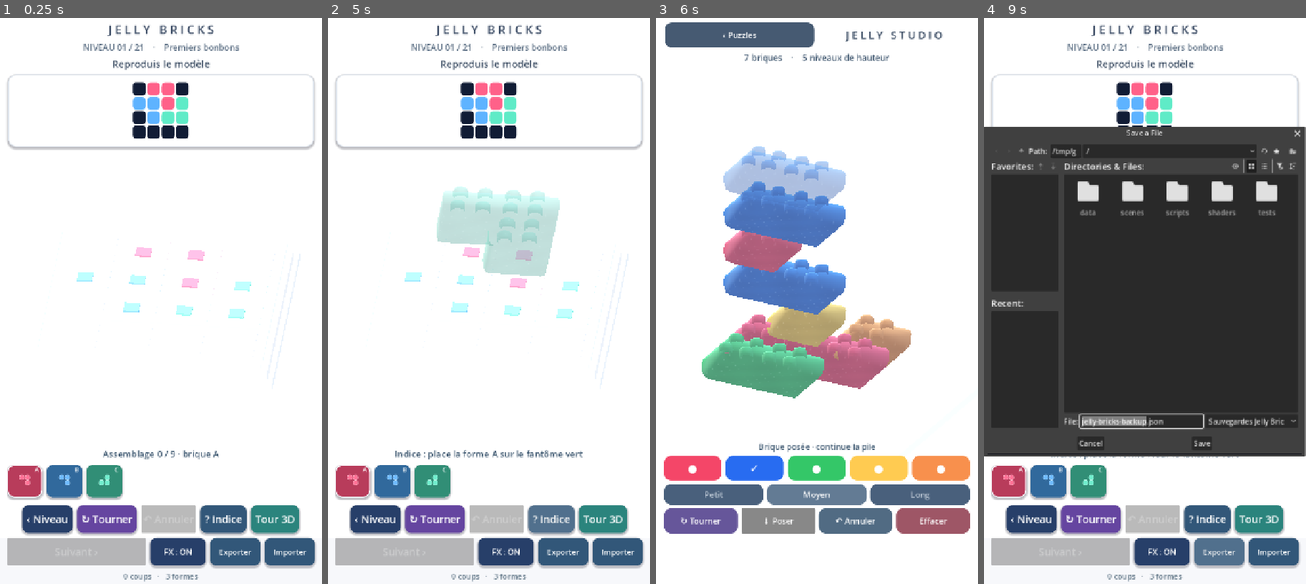
Above: before the commit, frames 1-4 (left to right).
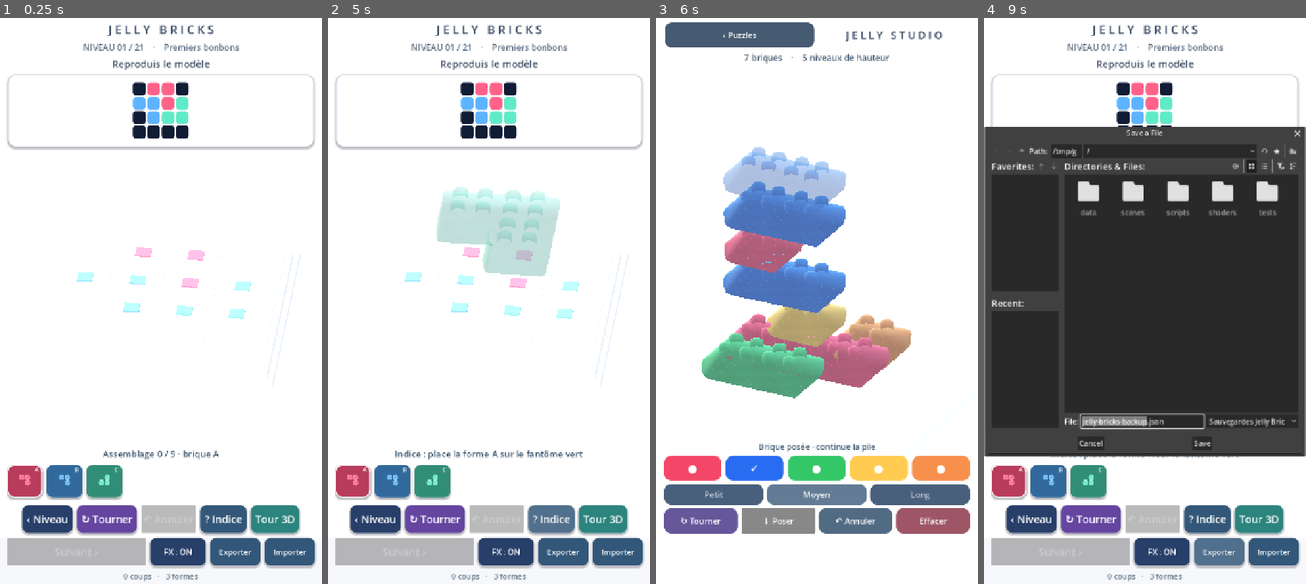
Above: after the commit, the same moments.

Repository: dbrckk/Jelly-bricks
Game: Godot game, scene res://scenes/main.tscn
Two runs of this game, one before a commit and one after it. Both use one fixed random seed, a clock stepped at 60 frames per second and the inputs below.
Inputs (mouse positions are in pixels of both pictures, inside the frame that each line leads up to):
- Up to frame 1 (0.25 s): no input
- Up to frame 2 (5 s): click (353, 482) at 0.52 s; click (392, 482) at 1.27 s; click (431, 482) at 2.02 s; click "‹ Niveau" at 2.75 s; click "↻ Tourner" at 3.5 s; click "? Indice" at 4.25 s
- Up to frame 3 (6 s): click "Tour 3D" at 5 s; click "↓ Poser" at 5.75 s
- Up to frame 4 (9 s): click "‹ Puzzles" at 6.5 s; click "FX : ON" at 7.25 s; click "FX : OFF" at 8 s; click "Exporter" at 8.75 s

Frames 1-2 are identical in both runs. In frame 3, 0.5% of the frame differs, in the area x 20-73%, y 22-66%; in frame 4, 1.2%, in the area x 0-97%, y 19-78%.

Commit message:
feat(native): pooled drag ghost, elastic supporting-tower wobble and contact shadows

Diff:
--- a/native-godot/scripts/stack_mode.gd
+++ b/native-godot/scripts/stack_mode.gd
@@ -21,7 +21,11 @@
 var selected_turns: int = 0
 var selected_cell: Vector2i = Vector2i(2, 1)
 var preview_node: Node3D
+var preview_signature: String = ""
 var preview_target: Vector3
+var brick_nodes: Array[Node3D] = []
+var motion_tweens: Array[Tween] = []
+var contact_material: ShaderMaterial
 var scene_root: Node3D
 var mesh_cache: Dictionary = {}
 var hud: CanvasLayer
@@ -61,6 +65,9 @@
     preview_node.position = preview_node.position.lerp(preview_target, t)
 
 func _build_scene() -> void:
+    contact_material = ShaderMaterial.new()
+    contact_material.shader = preload("res://shaders/contact_shadow.gdshader")
+    contact_material.set_shader_parameter("strength", .29)
     scene_root = Node3D.new()
     scene_root.name = "CandyStackStage"
     add_child(scene_root)
@@ -285,6 +292,7 @@
     material.set_shader_parameter("candy_tint", Color(COLORS[color_idx]))
     material.set_shader_parameter("gel_opacity", .43 if translucent else .97)
     material.set_shader_parameter("sheen", .18 if translucent else .51)
+    material.set_shader_parameter("studio_glass", 1.0)
     var body := MeshInstance3D.new()
     body.name = "GelBody"
     body.mesh = mesh_cache[mesh_key]
@@ -311,6 +319,26 @@
     studs.material_override = material
     studs.cast_shadow = GeometryInstance3D.SHADOW_CASTING_SETTING_OFF
     root_piece.add_child(studs)
+    if not translucent:
+        # Each stacked piece casts a small radial contact impression directly
+        # under its body, without shadow maps or per-frame ray casts.
+        var longest_row := 0
+        var longest_col := 0
+        for cell in cells:
+            longest_row = maxi(longest_row, cell.x + 1)
+            longest_col = maxi(longest_col, cell.y + 1)
+        var patch := PlaneMesh.new()
+        patch.size = Vector2(float(longest_col) + .38,
+            float(longest_row) + .38)
+        var contact := MeshInstance3D.new()
+        contact.name = "GelContact"
+        contact.mesh = patch
+        contact.material_override = contact_material
+        contact.cast_shadow = GeometryInstance3D.SHADOW_CASTING_SETTING_OFF
+        contact.position = Vector3(float(longest_col) * .5,
+            .062 if int(entry["layer"]) > 0 else .041,
+            float(longest_row) * .5)
+        root_piece.add_child(contact)
     return root_piece
 
 func _world_position(entry: Dictionary) -> Vector3:
@@ -320,24 +348,40 @@
         -.33 + float(entry["layer"]) * STEP,
         float(entry["row"]) - float(GRID) * .5)
 
+## A finger can add or undo during a spring animation. Never allow stale
+## tweens to deform a reconstructed pile or touch a freed instance.
+func _stop_motion() -> void:
+    for tween in motion_tweens:
+        if tween != null and tween.is_valid():
+            tween.kill()
+    motion_tweens.clear()
+    for i in range(mini(bricks.size(), brick_nodes.size())):
+        var node: Node3D = brick_nodes[i]
+        if is_instance_valid(node):
+            node.position = _world_position(bricks[i])
+            node.rotation = Vector3.ZERO
+            node.scale = Vector3.ONE
+
 func _rebuild() -> void:
+    _stop_motion()
     for child in scene_root.get_children():
         if child.name == "StudioBrick":
             scene_root.remove_child(child)
             child.queue_free()
+    brick_nodes.clear()
     _rebuild_occupancy()
     for entry in bricks:
         var piece := _build_piece(entry, false)
         piece.position = _world_position(entry)
         scene_root.add_child(piece)
+        brick_nodes.append(piece)
     _refresh_preview()
     _refresh_labels()
 
+## During a drag the shape and studs NEVER need reallocating.
+## Reuse the same translucent node and shared ShaderMaterial until the user
+## changes the brick's geometry. Only its transform/tint is updated on motion.
 func _refresh_preview() -> void:
-    if preview_node != null:
-        remove_child(preview_node)
-        preview_node.queue_free()
-        preview_node = null
     if not active:
         return
     var result := _drop_candidate(selected_cell.x, selected_cell.y,
@@ -345,14 +389,20 @@
     var entry := _entry(selected_cell.x, selected_cell.y,
         selected_length, selected_turns, selected_color,
         int(result.get("layer", 0)))
-    preview_node = _build_piece(entry, true)
-    preview_node.name = "StudioPreview"
-    if not result.get("ok", false):
-        var paint: ShaderMaterial = preview_node.get_node("GelBody").material_override
-        paint.set_shader_parameter("candy_tint", Color("#ff6f88"))
-    add_child(preview_node)
+    var signature := str(selected_length) + ":" + str(posmod(selected_turns, 2))
+    if preview_node == null or preview_signature != signature:
+        if preview_node != null:
+            remove_child(preview_node)
+            preview_node.queue_free()
+        preview_node = _build_piece(entry, true)
+        preview_node.name = "StudioPreview"
+        add_child(preview_node)
+        preview_signature = signature
+        preview_node.position = _world_position(entry) + Vector3(0, .14, 0)
+    var paint: ShaderMaterial = preview_node.get_node("GelBody").material_override
+    paint.set_shader_parameter("candy_tint", Color(COLORS[selected_color])
+        if result.get("ok", false) else Color("#ff6f88"))
     preview_target = _world_position(entry) + Vector3(0, .14, 0)
-    preview_node.position = preview_target
     preview_node.visible = true
     _refresh_labels()
 
@@ -385,14 +435,17 @@
         return
     var entry := _entry(selected_cell.x, selected_cell.y, selected_length,
         selected_turns, selected_color, int(candidate["layer"]))
+    # Finish a preceding bounce first. Every committed layer starts from
+    # its true support height; the deterministic occupancy never wobbles.
+    _stop_motion()
     bricks.append(entry)
     _rebuild_occupancy()
-    # Keep existing pieces and animate only the new brick. Rebuild only
-    # on undo/reload; no frame-by-frame creation while dragging.
     var node := _build_piece(entry, false)
     node.position = _world_position(entry) + Vector3(0, .85, 0)
     scene_root.add_child(node)
+    brick_nodes.append(node)
     var settle := create_tween()
+    motion_tweens.append(settle)
     settle.set_parallel(true)
     settle.tween_property(node, "position", _world_position(entry), .52) \
         .set_trans(Tween.TRANS_BOUNCE).set_ease(Tween.EASE_OUT)
@@ -402,10 +455,56 @@
         .set_trans(Tween.TRANS_ELASTIC).set_ease(Tween.EASE_OUT)
     settle.tween_property(node, "rotation", Vector3.ZERO, .76) \
         .set_trans(Tween.TRANS_ELASTIC).set_ease(Tween.EASE_OUT)
+    _react_to_supports(entry)
     host._play_feedback("place", 23)
     _save()
     _refresh_preview()
     _refresh_labels("Brique posée · continue la pile")
+
+## Find only bricks that geometrically support the new piece,
+## layer by layer. No full-scene motion, rigid-body simulation or solver.
+func _support_indices(entry: Dictionary) -> Array[int]:
+    var result: Array[int] = []
+    var previous: Array[Vector2i] = _occupied_cells(entry)
+    for layer in range(int(entry["layer"]) - 1, -1, -1):
+        var next_cells: Array[Vector2i] = []
+        for index in range(bricks.size() - 1):
+            var lower: Dictionary = bricks[index]
+            if int(lower["layer"]) != layer:
+                continue
+            var footprint := _occupied_cells(lower)
+            var touching := false
+            for cell in footprint:
+                if previous.has(cell):
+                    touching = true
+                    break
+            if not touching:
+                continue
+            result.append(index)
+            for cell in footprint:
+                if not next_cells.has(cell):
+                    next_cells.append(cell)
+        previous = next_cells
+        if previous.is_empty():
+            break
+    return result
+
+func _react_to_supports(entry: Dictionary) -> void:
+    var indices := _support_indices(entry)
+    for index in indices:
+        if index < 0 or index >= brick_nodes.size() - 1:
+            continue
+        var base: Node3D = brick_nodes[index]
+        var distance: int = int(entry["layer"]) - int(bricks[index]["layer"])
+        var strength: float = .052 * pow(.68, float(distance - 1))
+        var direction: float = -1.0 if index % 2 == 0 else 1.0
+        var shake := create_tween()
+        motion_tweens.append(shake)
+        shake.tween_property(base, "rotation",
+            Vector3(strength * .50, 0.0, strength * direction), .11) \
+            .set_trans(Tween.TRANS_SINE).set_ease(Tween.EASE_OUT)
+        shake.tween_property(base, "rotation", Vector3.ZERO, .59) \
+            .set_trans(Tween.TRANS_ELASTIC).set_ease(Tween.EASE_OUT)
 
 func _undo() -> void:
     if bricks.is_empty():
